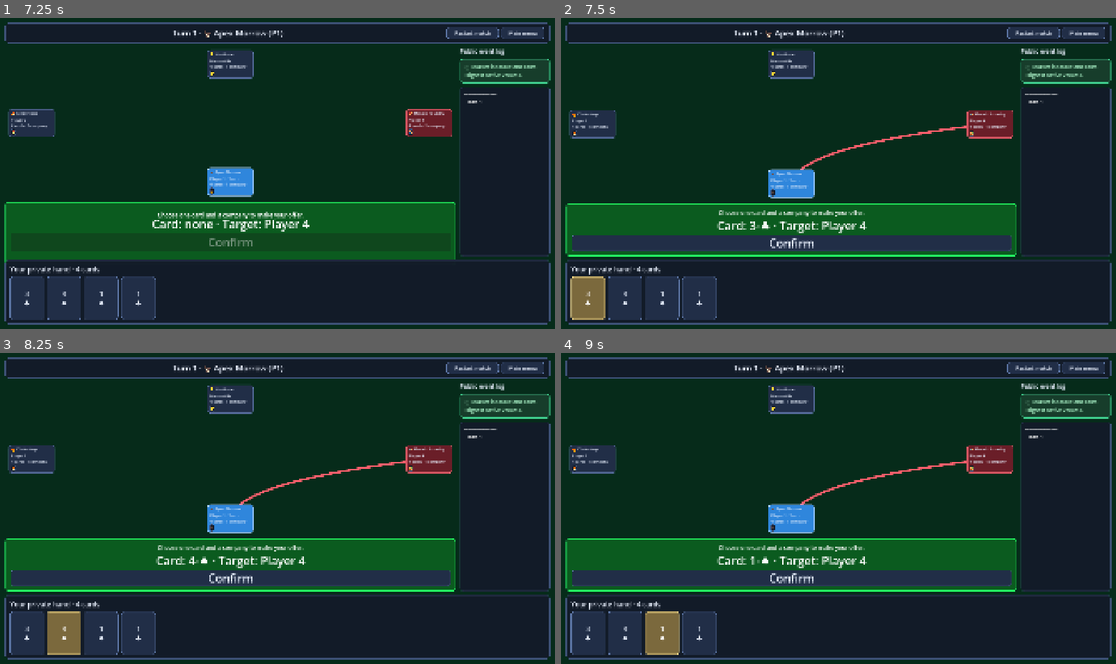
Above: before the commit, frames 1-4 (two rows, left to right).
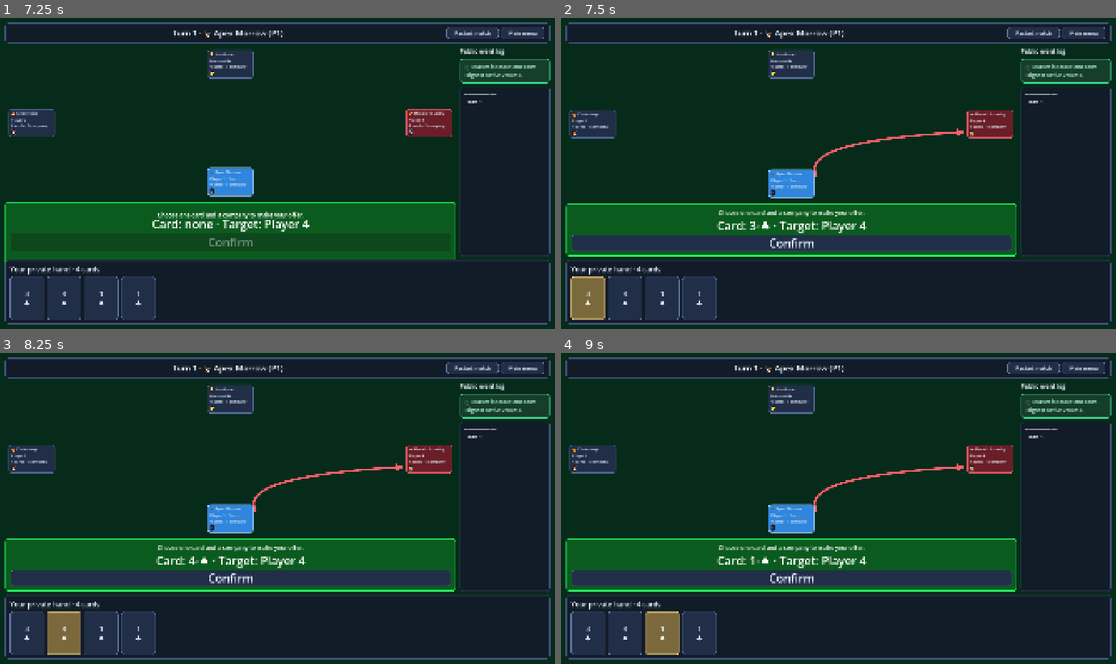
Above: after the commit, the same moments.

Repository: prelios/capitalism
Game: Godot game, scene res://game_controller.tscn
The game is run twice, just before and just after one commit, with the same random seed, the same clock (stepped at 60 frames per second) and the same inputs.
Inputs (mouse positions are in pixels of both pictures, inside the frame that each line leads up to):
- Up to frame 1 (7.25 s): click "Restart match" at 0.5 s; click "Restart match" at 1.25 s; click "Restart match" at 2 s; click "Confirm" at 2.75 s; click "Confirm" at 3.5 s; click "Start match" at 4.25 s; click (33, 123) at 5.02 s; click (233, 64) at 5.77 s; click (427, 123) at 6.52 s
- Up to frame 2 (7.5 s): click "3 ♣" at 7.25 s
- Up to frame 3 (8.25 s): click "4 ♠" at 8 s
- Up to frame 4 (9 s): click "1 ♠" at 8.75 s

Frame 1 is identical in both runs. In frame 2, 0.4% of the frame differs, in the area x 43-74%, y 34-52%; in frame 3, 0.4%; in frame 4, 0.4%.

Commit message:
Fix acquisition card flow (#38)

Diff:
--- a/godot/game/game_controller.gd
+++ b/godot/game/game_controller.gd
@@ -172,7 +172,7 @@
 
 
 func _new_trade_context(actor_id: int, target_id: int, offered_card: Dictionary) -> Dictionary:
-	return {"actor_id": actor_id, "target_id": target_id, "offered_card": offered_card.duplicate(true), "returned_cards": [], "acquisition": false, "crash_value": -1}
+	return {"actor_id": actor_id, "target_id": target_id, "offered_card": offered_card.duplicate(true), "returned_cards": [], "acquired_cards": [], "acquisition": false, "crash_value": -1}
 
 
 func _capture_offer_outcome() -> void:
@@ -184,6 +184,8 @@
 		var event: Dictionary = history[index]
 		if event["type"] == "trade_proposed":
 			break
+		if event["type"] == "player_acquired":
+			_trade_context["acquired_cards"] = event["data"]["cards"].duplicate(true)
 		if event["type"] == "market_crashed":
 			_trade_context["crash_value"] = event["data"]["value"]
 
@@ -213,6 +215,8 @@
 
 func _present_acquisition(generation: int) -> bool:
 	if !await _present_stage("acquisition", acquisition_seconds, generation):
+		return false
+	if !await _present_stage("acquisition_arrival", arrival_seconds, generation):
 		return false
 	if _trade_context.get("crash_value", -1) > 0:
 		if !await _present_stage("crash", crash_interrupt_seconds, generation):
--- a/godot/tests/table_layout.gd
+++ b/godot/tests/table_layout.gd
@@ -41,6 +41,8 @@
 	_expect(arena.stage() == "hover" and arena.arrow_color().is_equal_approx(TradeArena.ARROW_HOVER), "target hover did not show the yellow direction arrow")
 	table._on_target_selected(2)
 	_expect(arena.stage() == "selected" and arena.arrow_color().is_equal_approx(TradeArena.ARROW_SELECTED), "selected target did not show the red direction arrow")
+	arena.show_presentation({"stage": "acquisition", "actor_id": 1, "target_id": 2, "offered_card": {"id": "offer", "value": 4, "suit": "Tech"}, "acquired_cards": [{"id": "asset", "value": 1, "suit": "Money"}], "duration": 0.0})
+	_expect(arena.flow_participants() == Vector2i(2, 1), "acquisition flow arrow did not reverse from the victim toward the acquirer")
 	controller.game.players[1].die()
 	controller.presentation_updated.emit(controller.game.player_view(1))
 	await process_frame
--- a/godot/tests/trade_presentation.gd
+++ b/godot/tests/trade_presentation.gd
@@ -63,7 +63,9 @@
 	await process_frame
 	await process_frame
 	var stages := _stages()
-	_expect(_contains_ordered(stages, ["offer_moving", "offer_ready", "acquisition", "crash", "settled"]), "acquisition/crash feedback was not presented in order: %s" % [stages])
+	_expect(_contains_ordered(stages, ["offer_moving", "offer_ready", "acquisition", "acquisition_arrival", "crash", "settled"]), "acquisition/crash feedback was not presented in order: %s" % [stages])
+	var acquisition := _first_presentation("acquisition")
+	_expect(acquisition.get("acquired_cards", []).size() == 1 and acquisition["acquired_cards"][0]["id"] == "victim-small", "acquisition presentation did not bring the victim's remaining cards into public view")
 	var crash := _first_presentation("crash")
 	_expect(crash.get("crash_value", -1) == 4, "crash interruption did not identify the destroyed value")
 	_expect(!controller.game.players[1].alive and controller.game.market_stable, "presentation changed acquisition or crash authority")
--- a/godot/ui/game_table.gd
+++ b/godot/ui/game_table.gd
@@ -394,7 +394,8 @@
 		"exchange": return "Trade accepted · exchanging the public cards"
 		"arrival": return "Cards arriving with their new owners"
 		"settled": return "Trade complete"
-		"acquisition": return "%s cannot repay · %s acquires the company" % [target, actor]
+		"acquisition": return "%s cannot repay · remaining cards move to the table" % target
+		"acquisition_arrival": return "%s acquires %s · all cards move to %s" % [actor, target, actor]
 		"crash": return "⚠ Acquisition interrupts the warning · value %d crashes now" % presentation.get("crash_value", -1)
 		_: return _latest_public_update()
 
--- a/godot/ui/trade_arena.gd
+++ b/godot/ui/trade_arena.gd
@@ -15,6 +15,7 @@
 var _stage := "idle"
 var _offered_card: Dictionary = {}
 var _returned_cards: Array = []
+var _acquired_cards: Array = []
 var _stage_started_msec := 0
 var _stage_duration := 0.0
 var _arrow_color := ARROW_ACTIVE
@@ -43,6 +44,7 @@
 	_arrow_color = ARROW_SELECTED if selected else ARROW_HOVER
 	_offered_card = {}
 	_returned_cards.clear()
+	_acquired_cards.clear()
 	_stage_duration = 0.0
 	queue_redraw()
 
@@ -58,6 +60,7 @@
 	_target_id = presentation.get("target_id", -1)
 	_offered_card = presentation.get("offered_card", {}).duplicate(true)
 	_returned_cards = presentation.get("returned_cards", []).duplicate(true)
+	_acquired_cards = presentation.get("acquired_cards", []).duplicate(true)
 	_stage_duration = presentation.get("duration", 0.0)
 	_stage_started_msec = Time.get_ticks_msec()
 	_arrow_color = ARROW_SELECTED if _stage == "targeting" else ARROW_ACTIVE
@@ -70,6 +73,7 @@
 	_target_id = -1
 	_offered_card = {}
 	_returned_cards.clear()
+	_acquired_cards.clear()
 	_stage_duration = 0.0
 	queue_redraw()
 
@@ -83,6 +87,8 @@
 
 
 func flow_participants() -> Vector2i:
+	if _stage in ["acquisition", "acquisition_arrival"]:
+		return Vector2i(_target_id, _actor_id)
 	return Vector2i(_actor_id, _target_id)
 
 
@@ -95,7 +101,7 @@
 
 
 func _process(_delta: float) -> void:
-	if _stage_duration > 0.0 and _stage in ["offer_moving", "repayment_moving", "exchange", "arrival", "acquisition"]:
+	if _stage_duration > 0.0 and _stage in ["offer_moving", "repayment_moving", "exchange", "arrival", "acquisition", "acquisition_arrival"]:
 		queue_redraw()
 
 
@@ -151,12 +157,17 @@
 
 
 func _arrow_points() -> PackedVector2Array:
-	var start := seat_center(_actor_id)
-	var finish := seat_center(_target_id)
+	var flow := flow_participants()
+	var start := seat_center(flow.x)
+	var finish := seat_center(flow.y)
 	var center := size * 0.5
 	var direct := finish - start
 	if direct.length() < 1.0:
 		return PackedVector2Array()
+	var direction := direct.normalized()
+	start += direction * (_seat_edge_distance(flow.x, direction) + 8.0)
+	finish -= direction * (_seat_edge_distance(flow.y, -direction) + 12.0)
+	direct = finish - start
 	var normal := Vector2(-direct.y, direct.x).normalized()
 	var control := center + normal * minf(80.0, direct.length() * 0.12)
 	var points := PackedVector2Array()
@@ -166,6 +177,18 @@
 	return points
 
 
+func _seat_edge_distance(player_id: int, direction: Vector2) -> float:
+	for child in seats.get_children():
+		var seat := child as PlayerSeatPanel
+		if seat == null or seat.player_id != player_id:
+			continue
+		var half_size := seat.size * 0.5
+		var horizontal := INF if is_zero_approx(direction.x) else half_size.x / absf(direction.x)
+		var vertical := INF if is_zero_approx(direction.y) else half_size.y / absf(direction.y)
+		return minf(horizontal, vertical)
+	return 0.0
+
+
 func _quadratic(start: Vector2, control: Vector2, finish: Vector2, t: float) -> Vector2:
 	var inverse := 1.0 - t
 	return inverse * inverse * start + 2.0 * inverse * t * control + t * t * finish
@@ -180,11 +203,14 @@
 
 
 func _draw_trade_cards(points: PackedVector2Array) -> void:
-	if _offered_card.is_empty() or _stage == "crash":
+	if _offered_card.is_empty() or _stage in ["crash", "settled"]:
 		return
 	var progress := _stage_progress()
 	var offer_t := 0.40
 	var return_t := 0.60
+	var acquired_t := 0.60
+	var offer_side := 1.0
+	var acquired_side := -1.0
 	match _stage:
 		"offer_moving":
 			offer_t = lerpf(0.08, 0.40, progress)
@@ -197,10 +223,20 @@
 			offer_t = lerpf(0.60, 0.92, progress)
 			return_t = lerpf(0.40, 0.08, progress)
 		"acquisition":
-			offer_t = lerpf(0.40, 0.92, progress)
-	_draw_card_group(points, offer_t, [_offered_card], 1.0 if _stage != "exchange" else cos(progress * PI))
-	if !_returned_cards.is_empty() and _stage in ["repayment_moving", "repayment_ready", "exchange", "arrival", "settled"]:
+			offer_t = 0.60
+			offer_side = -1.0
+			acquired_t = lerpf(0.08, 0.40, progress)
+			acquired_side = 1.0
+		"acquisition_arrival":
+			offer_t = lerpf(0.60, 0.92, progress)
+			offer_side = -1.0
+			acquired_t = lerpf(0.40, 0.92, progress)
+			acquired_side = 1.0
+	_draw_card_group(points, offer_t, [_offered_card], offer_side if _stage != "exchange" else cos(progress * PI))
+	if !_returned_cards.is_empty() and _stage in ["repayment_moving", "repayment_ready", "exchange", "arrival"]:
 		_draw_card_group(points, return_t, _returned_cards, -1.0 if _stage != "exchange" else -cos(progress * PI))
+	if !_acquired_cards.is_empty() and _stage in ["acquisition", "acquisition_arrival"]:
+		_draw_card_group(points, acquired_t, _acquired_cards, acquired_side)
 
 
 func _draw_card_group(points: PackedVector2Array, t: float, cards: Array, side: float) -> void:
